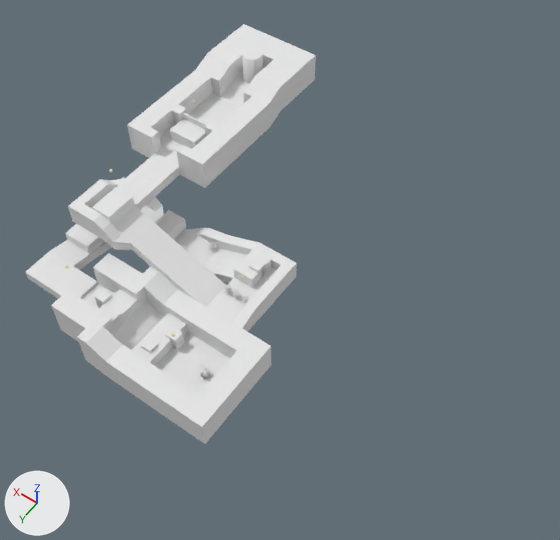
Two versions of the Blender file etc/blend/levels/FirstStepsI-A.blend, one commit apart.
Both versions are drawn from a camera (50 mm lens) standing at (-33.7, 26.7, 55.3) and looking at (-8.8, -8.1, 0.6). Lighting does not change. The marker at lower left points along +X, +Y and +Z.

The first picture shows 'Crate.001', 'EndPoint', 'FirstStepsI-A_b0', 'FirstStepsI-A_b1', 'FirstStepsI-A_b10', 'FirstStepsI-A_b2', 'FirstStepsI-A_b4', 'FirstStepsI-A_b5', 'FirstStepsI-A_b7', 'FirstStepsI-A_b8', 'FirstStepsI-A_b9', 'Ice'.
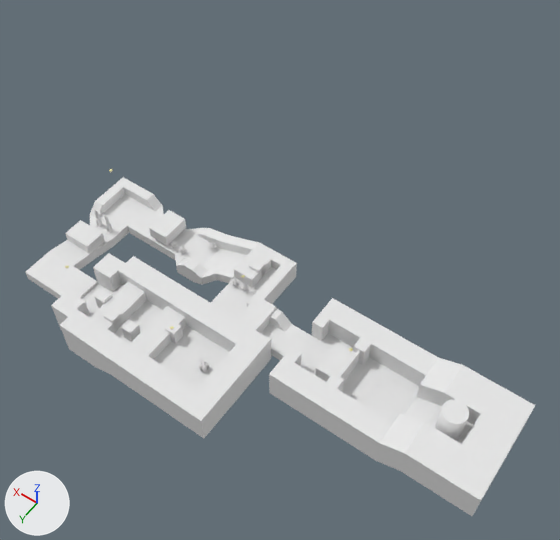
Where the change shows, as pixel boxes (x1, y1, x2, y2) in the pictures (560 x 540 px; the box of a moved part takes in the faces that stretch with it):
'FirstStepsI-A_b5', moved, turned
    before: (127, 24, 316, 188)
    after: (269, 298, 535, 516)
'FirstStepsI-A_b4', reshaped (10% shorter)
    before: (25, 154, 297, 444)
    after: (25, 177, 311, 438)
'FirstStepsI-A_b8', moved
    before: (132, 313, 188, 366)
    after: (130, 306, 186, 360)
'FirstStepsI-A_b1', moved
    before: (92, 187, 135, 225)
    after: (237, 296, 276, 333)
'EndPoint', moved
    before: (242, 47, 263, 84)
    after: (435, 399, 469, 441)
'FirstStepsI-A_b0', moved, turned
    before: (170, 118, 205, 149)
    after: (315, 342, 355, 382)
'FirstStepsI-A_b7', moved, turned
    before: (183, 113, 207, 129)
    after: (338, 350, 360, 381)
'Crate.001', moved
    before: (166, 327, 184, 350)
    after: (165, 320, 183, 344)
'Ice.004', added
    after: (269, 326, 285, 340)
'Ice', moved
    before: (134, 177, 149, 188)
    after: (261, 331, 268, 337)
'Ice.005', added
    after: (263, 323, 275, 334)
'Ice.003', added
    after: (267, 334, 278, 348)
part 1 of me_firststepsi_a_b4, moved or reshaped
    before: (68, 154, 271, 444)
    after: (60, 256, 311, 438)

The change, as a diff of the scene's bpy script:
```diff
--- a/etc/blend/levels/FirstStepsI-A.blend.py
+++ b/etc/blend/levels/FirstStepsI-A.blend.py
@@ me_firststepsi_a_b4 @@
 # used by ob_firststepsi_a_b4; location = (0.5, -1.5, 0.5)
-me_firststepsi_a_b4.from_pydata(...)  # 1052 vertices, 1066 faces; spans x -13.5..10.5, y -8.5..9.5, z -2.5..5.1
+me_firststepsi_a_b4.from_pydata(...)  # 904 vertices, 911 faces, 2 loose edges; spans x -15.5..10.5, y -7.5..9.5, z -2.5..4.1
+# me_firststepsi_a_b4 part 1: 100 vertices moved from x -13.5..-2.5, y 0.5..9.5, z -2.5..1.0 to x -13.5..-2.5, y 0.5..9.5, z -1.8..1.5; 320 vertices removed from x -13.5..7.5, y -8.5..9.5, z -2.5..5.1; 172 vertices added at x -15.5..6.5, y -2.5..9.5, z -2.2..4.1
 me_firststepsi_a_b4.materials.append(mat_firststepsi_a_b4_m0)
@@ ob_firststepsi_a_b0 @@
 ob_firststepsi_a_b0 = bpy.data.objects.new('FirstStepsI-A_b0', me_firststepsi_a_b0)
-ob_firststepsi_a_b0.location = (5.5, -13.4, 5.1)
-ob_firststepsi_a_b0.rotation_euler = (0.0, 0.0, -3.142)  # degrees (0, 0, -180)
+ob_firststepsi_a_b0.location = (-18.4, -2.5, 1.1)
+ob_firststepsi_a_b0.rotation_euler = (0.0, 0.0, -4.712)  # degrees (0, 0, -270)
@@ ob_firststepsi_a_b1 @@
 ob_firststepsi_a_b1 = bpy.data.objects.new('FirstStepsI-A_b1', me_firststepsi_a_b1)
-ob_firststepsi_a_b1.location = (5.0, -2.5, 5.1)
+ob_firststepsi_a_b1.location = (-10.39, -2.5, 1.1)
 ob_firststepsi_a_b1.rotation_euler = (0.0, 0.0, -1.571)  # degrees (0, 0, -90)
@@ ob_crate_001 @@
 ob_crate_001 = bpy.data.objects.new('Crate.001', me_crate_001)
-ob_crate_001.location = (-5.5, 2.5, -0.25)
+ob_crate_001.location = (-5.5, 2.5, 0.75)
@@ ob_firststepsi_a_b5 @@
 ob_firststepsi_a_b5 = bpy.data.objects.new('FirstStepsI-A_b5', me_firststepsi_a_b5)
-ob_firststepsi_a_b5.location = (5.5, -10.5, 4.5)
+ob_firststepsi_a_b5.location = (-15.5, -2.5, 0.5)
+ob_firststepsi_a_b5.rotation_euler = (0.0, 0.0, -1.571)  # degrees (0, 0, -90)
@@ ob_ice @@
 ob_ice = bpy.data.objects.new('Ice', me_ice_001)
-ob_ice.location = (5.5, -6.5, 4.35)
+ob_ice.location = (-11.5, -1.5, 0.35)
@@ ob_firststepsi_a_b7 @@
 ob_firststepsi_a_b7 = bpy.data.objects.new('FirstStepsI-A_b7', me_firststepsi_a_b7)
-ob_firststepsi_a_b7.location = (5.5, -14.5, 5.6)
-ob_firststepsi_a_b7.rotation_euler = (0.0, 0.0, -3.142)  # degrees (0, 0, -180)
+ob_firststepsi_a_b7.location = (-19.5, -2.5, 1.6)
+ob_firststepsi_a_b7.rotation_euler = (0.0, 0.0, -4.712)  # degrees (0, 0, -270)
@@ ob_firststepsi_a_b8 @@
 ob_firststepsi_a_b8 = bpy.data.objects.new('FirstStepsI-A_b8', me_firststepsi_a_b8)
-ob_firststepsi_a_b8.location = (-4.5, 3.5, -0.5)
+ob_firststepsi_a_b8.location = (-4.5, 3.5, 0.5)
@@ ob_endpoint @@
 ob_endpoint = bpy.data.objects.new('EndPoint', me_endpoint_001)
-ob_endpoint.location = (5.5, -23.5, 6.9)
+ob_endpoint.location = (-28.5, -2.5, 2.9)
@@ ob_ice_003 @@
+ob_ice_003 = bpy.data.objects.new('Ice.003', me_ice_001.copy())  # the mesh of ob_ice
+ob_ice_003.location = (-12.5, -1.5, 0.35)
@@ ob_ice_004 @@
+ob_ice_004 = bpy.data.objects.new('Ice.004', me_ice_001.copy())  # the mesh of ob_ice
+ob_ice_004.location = (-12.5, -2.5, 0.35)
@@ ob_ice_005 @@
+ob_ice_005 = bpy.data.objects.new('Ice.005', me_ice_001.copy())  # the mesh of ob_ice
+ob_ice_005.location = (-11.5, -2.5, 0.35)
```
